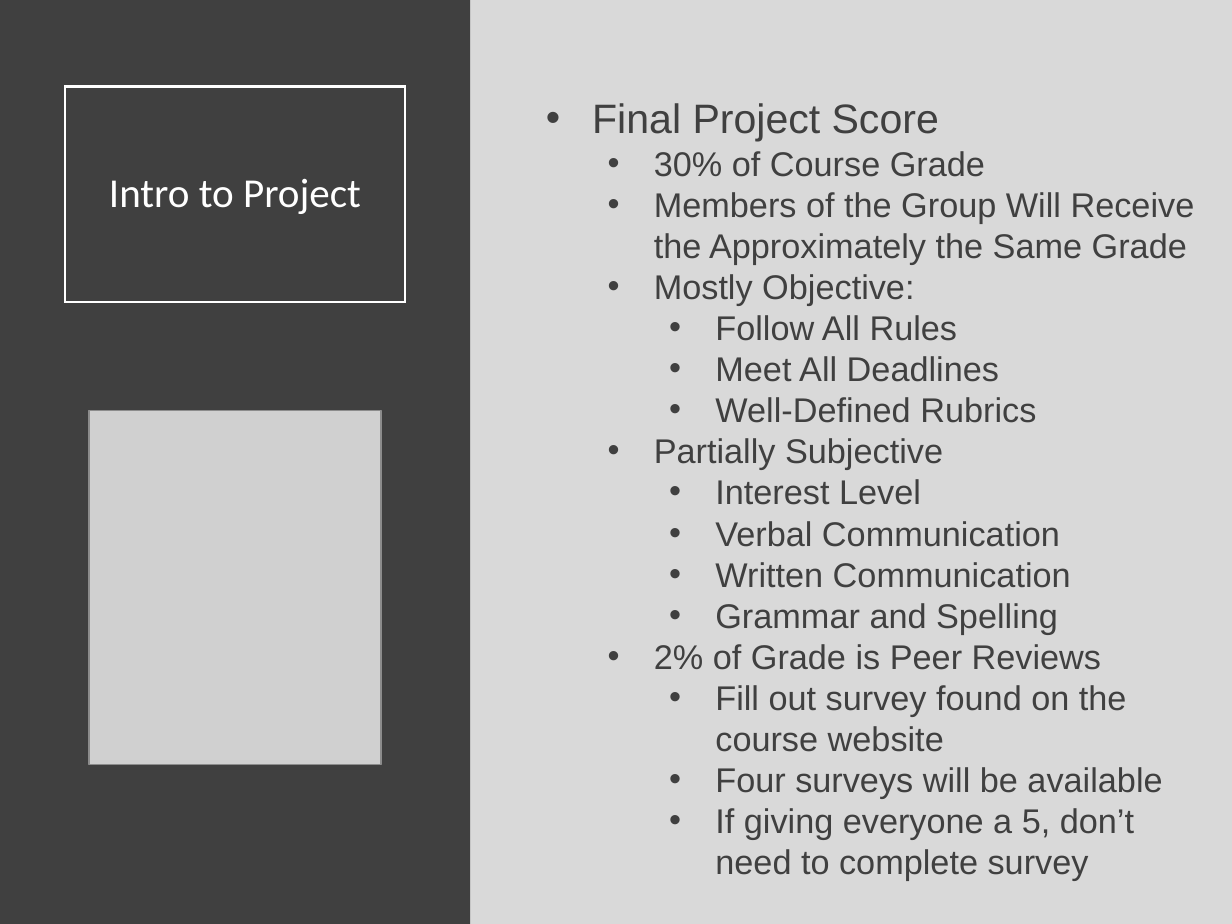
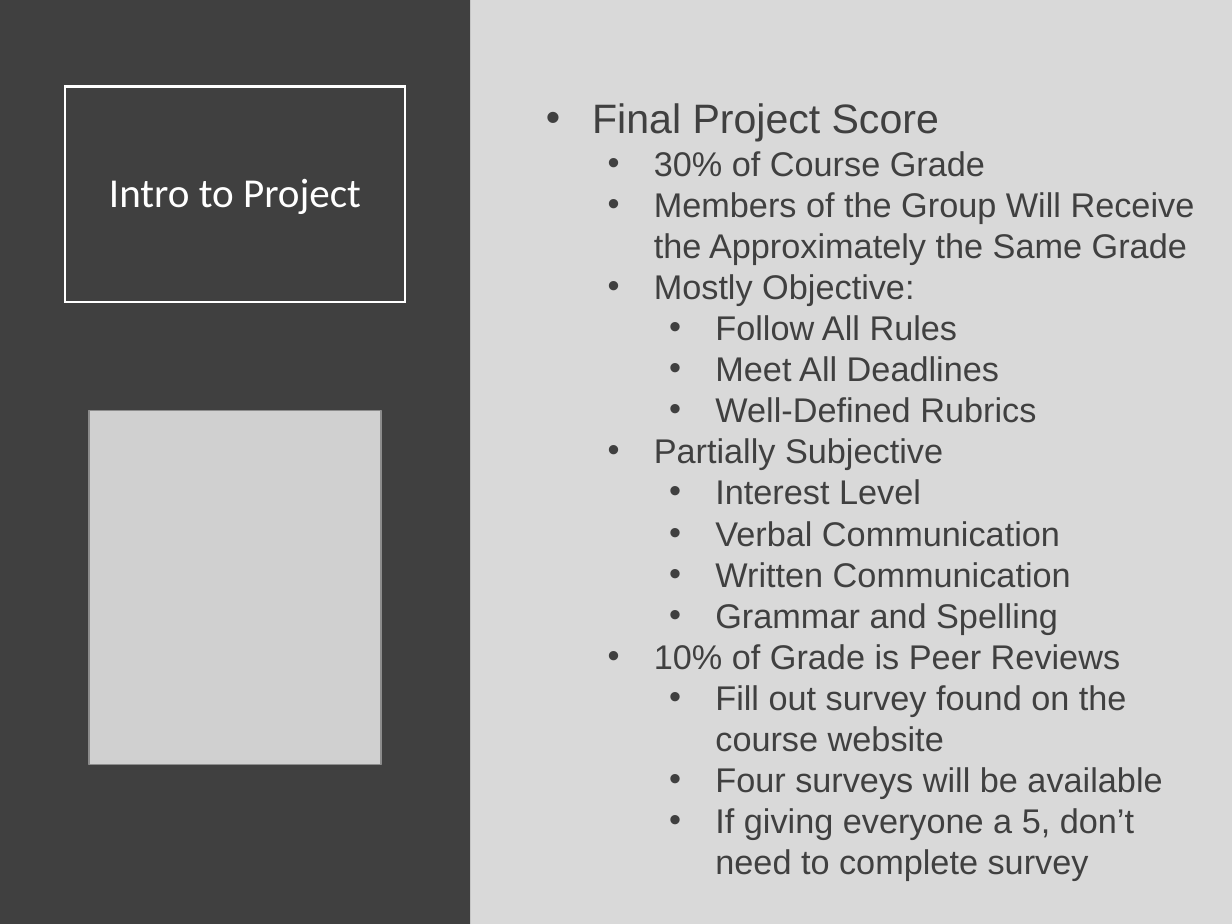
Before and after one commit to SuperMarioGiacomazzo/STOR320_WEBSITE, a slide deck: slide 4 of Lecture/Final Project 1/Final_Project_1_Lecture.pptx. Drawn at 1232x924 pixels with LibreOffice and Linux fonts; fonts in the diff are those of the drawing; grey boxes stand for pictures. Boxes give left, top, right and bottom in pixels: in the first picture for what was removed or moved away, otherwise in the second. Text is boxed around its words. In the diff, an @@ line names an element or a change of style, - is before the commit and + after.

```diff
--- a/Lecture/Final Project 1/Final_Project_1_Lecture.pptx
+++ b/Lecture/Final Project 1/Final_Project_1_Lecture.pptx
@@ text at (x1=654, y1=644, x2=1120, y2=670): text changed @@
-  • 2% of Grade is Peer Reviews
+  • 10% of Grade is Peer Reviews
```
Also in this commit, not shown: 2 other slides changed, 9 other files.
